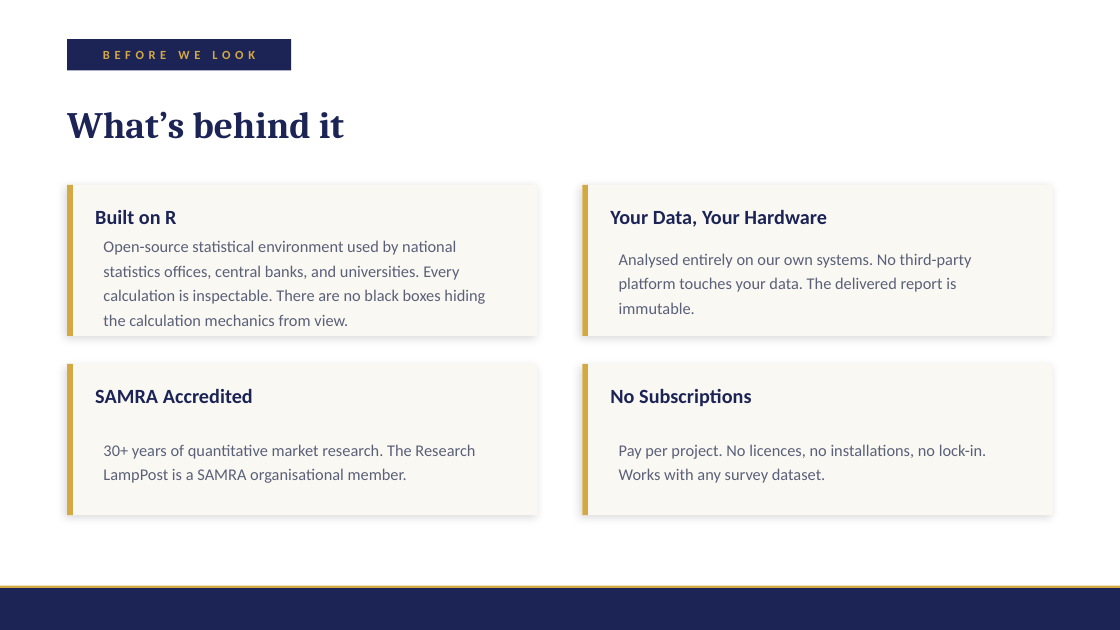
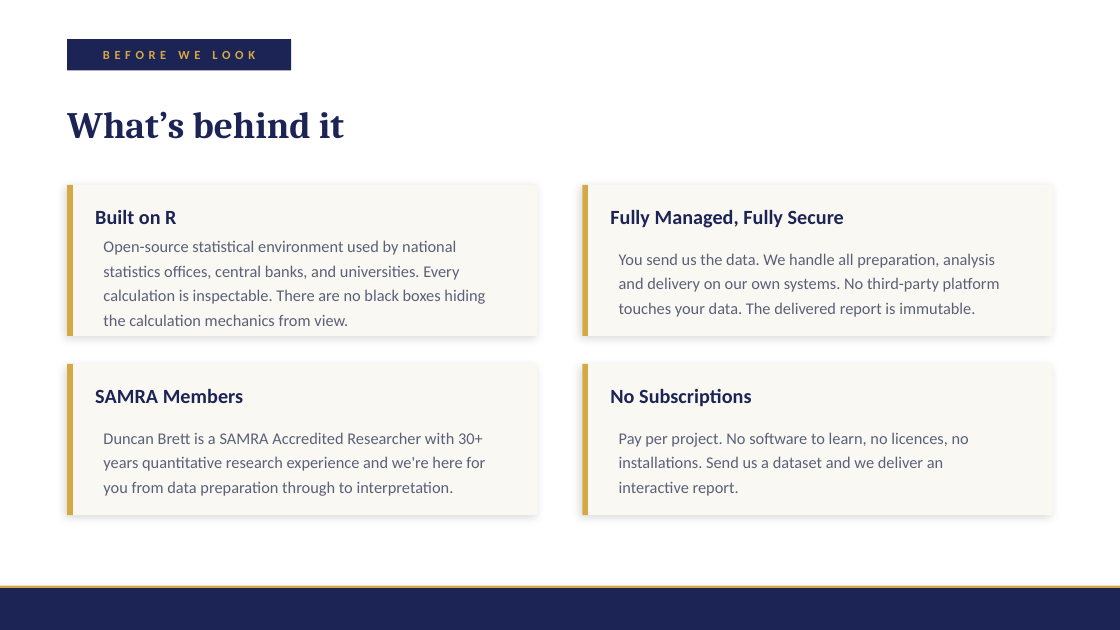
Before and after one commit to DuncanRBrett/Turas, a slide deck: slide 3 of docs/marketing/Turas demo companion.pptx. Drawn at 1120x630 pixels with LibreOffice and Linux fonts; fonts in the diff are those of the drawing. Boxes give left, top, right and bottom in pixels: in the first picture for what was removed or moved away, otherwise in the second. Text is boxed around its words. In the diff, an @@ line names an element or a change of style, - is before the commit and + after.

```diff
--- a/docs/marketing/Turas demo companion.pptx
+++ b/docs/marketing/Turas demo companion.pptx
@@ text at (610, 210, 844, 228): text changed @@
-Your Data, Your Hardware
+Fully Managed, Fully Secure
@@ text at (619, 253, 1000, 317): text changed @@
-Analysed entirely on our own systems. No third-party platform touches your data. The delivered report is immutable.
+You send us the data. We handle all preparation, analysis and delivery on our own systems. No third-party platform touches your data. The delivered report is immutable.
@@ text at (95, 389, 243, 403): text changed @@
-SAMRA Accredited
+SAMRA Members
@@ text at (103, 432, 485, 496): text changed @@
-30+ years of quantitative market research. The Research LampPost is a SAMRA organisational member.
+Duncan Brett is a SAMRA Accredited Researcher with 30+ years quantitative research experience and we're here for you from data preparation through to interpretation.
@@ text at (619, 432, 969, 496): text changed @@
-Pay per project. No licences, no installations, no lock-in. Works with any survey dataset.
+Pay per project. No software to learn, no licences, no installations. Send us a dataset and we deliver an interactive report.
```
Also in this commit, not shown: 3 other slides changed, 3 other files.
